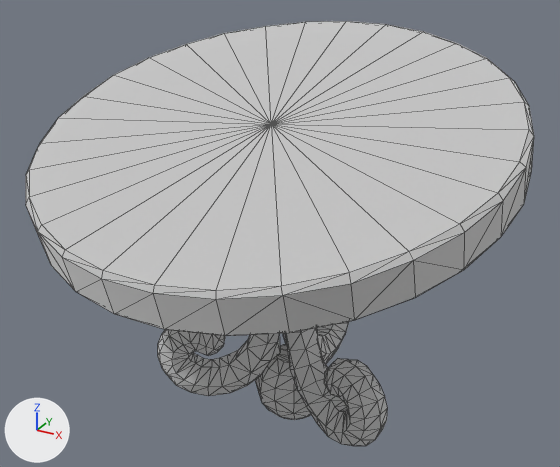
Two versions of the glTF model tools/art/models/tripo/gf/g_f_table.glb, one commit apart.
Before and after are seen from a camera (50 mm lens) standing at (0.1192, -0.2134, 0.1895) and looking at (-0.0017, 0.0066, 0.0795). Lighting does not change. The marker at lower left points along +X, +Y and +Z. The older version comes first. Mesh edges are drawn as thin lines. Vertices at exactly the same position are counted once.

The first picture shows 'geometry_0'.
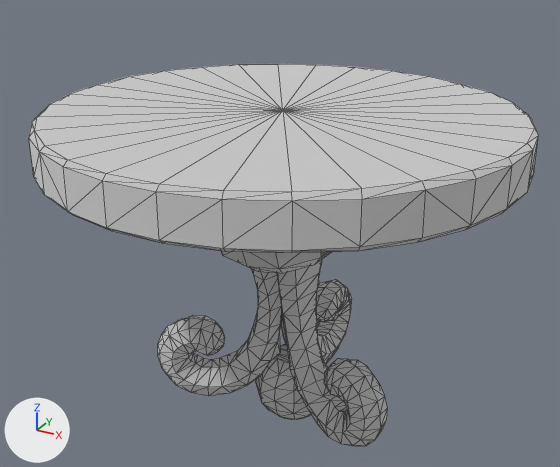
The change, as JSON lines over the scene's bpy script:
```json
{"block": "me_geometry_0", "where": "# used by ob_geometry_0; location = (0.0, 0.0, 0.0)"}
{"op": "remove", "block": "me_geometry_0", "code": "me_geometry_0.from_pydata(...)  # 732 vertices, 1399 faces; spans x -0.081..0.081, y -0.078..0.078, z 0.0..0.144"}
{"op": "add", "block": "me_geometry_0", "code": "me_geometry_0.from_pydata(...)  # 750 vertices, 1399 faces; spans x -0.081..0.081, y -0.074..0.085, z 0.0..0.125"}
{"block": "me_geometry_0", "change": "me_geometry_0 part 1: the loose piece of 122 vertices spanning x -0.081..0.081, y -0.078..0.078, z 0.084..0.144 is turned -16.9 degrees about the x axis through its middle, then moved by (0.0, 0.006, 0.002)"}
{"block": "me_geometry_0", "change": "other edits to the shape of me_geometry_0 do not show in these pictures"}
```

What differs and where, as boxes [x1, y1, x2, y2] in the pictures (560 x 467 px; the box of a moved part takes in the faces that stretch with it):
```json
{"object": "geometry_0", "change": "reshaped", "before": [26, 21, 534, 446], "after": [29, 64, 539, 446], "on screen": "10% shorter"}
{"part": 1, "of": "me_geometry_0", "change": "moved or reshaped", "before": [26, 21, 534, 336], "after": [29, 64, 539, 253]}
```
